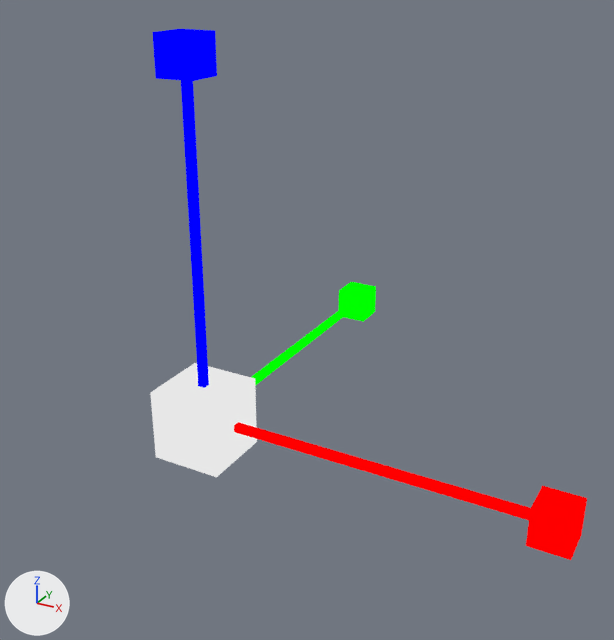
Before and after pictures for a commit that changed the Blender file tools/castle-editor/gfx/gizmos/scale.blend.
Before and after are seen from a 50 mm camera at (1.21, -1.63, 1.18) aimed at (0.2, 0.22, 0.25). Every picture has the same lights, and +X, +Y and +Z are marked at lower left.
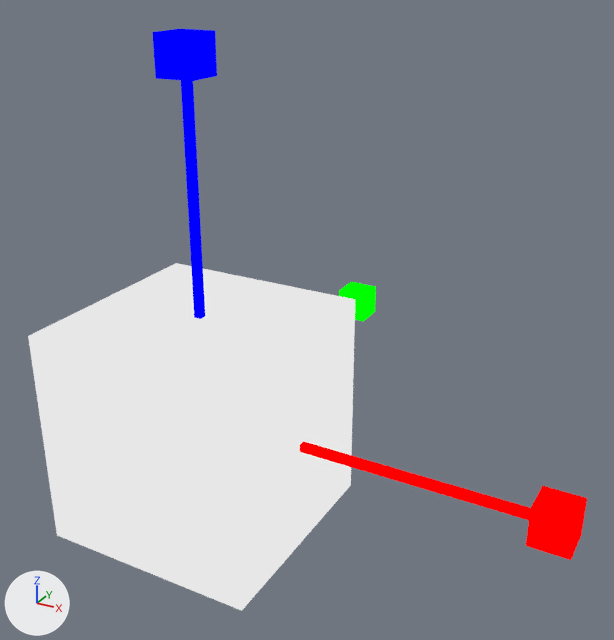
Edits to the bpy script that builds the scene:
```text
Change me_cube_001:
    where me_cube_001.from_pydata(...)  # 16 vertices, 14 faces; spans x 0.08..1.0, y -5.0..5.0, z -5.0..5.0
    used by ob_cube; location = (0.0, 0.0, 0.0); scale = (1.0, 0.01, 0.01)
    before: 0 (0.08, -1.0, -1.0), 1 (0.08, -1.0, 1.0), 2 (0.08, 1.0, -1.0), 3 (0.08, 1.0, 1.0)
    me_cube_001 part 1
    add for i in [*range(0, 4)]: me_cube_001.vertices[i].co += Vector((0.2, 0.0, 0.0))
Change me_cube_003:
    where me_cube_003.from_pydata(...)  # 16 vertices, 14 faces; spans x 0.08..1.0, y -5.0..5.0, z -5.0..5.0
    used by ob_cube_002; location = (0.0, 0.0, 0.0); rotation_euler = (1.571, -1.571, -6.283), in degrees (90, -90, -360); scale = (1.0, 0.01, 0.01)
    before: 0 (0.08, -1.0, -1.0), 1 (0.08, -1.0, 1.0), 2 (0.08, 1.0, -1.0), 3 (0.08, 1.0, 1.0)
    me_cube_003 part 2
    add for i in [*range(0, 4)]: me_cube_003.vertices[i].co += Vector((0.2, 0.0, 0.0))
Change me_cube_004:
    where me_cube_004.from_pydata(...)  # 8 vertices, 6 faces; spans x -1.0..1.0, y -1.0..1.0, z -1.0..1.0
    used by ob_cube_003; location = (0.0, 0.0, 0.0); scale = (0.1, 0.1, 0.1)
    me_cube_004 part 3: the whole mesh is scaled about its middle by 3
```

Changed parts and their boxes [x1, y1, x2, y2] in the pictures (614 x 640 px; the box of a moved part takes in the faces that stretch with it):
'Cube.003', mesh rescaled (204% wider, 203% taller)
    before: [150, 363, 257, 477]
    after: [28, 263, 355, 611]
part 1 of me_cube_001, moved or reshaped
    before: [234, 422, 531, 520]
    after: [300, 441, 531, 520]
part 2 of me_cube_003, moved or reshaped
    before: [181, 81, 209, 388]
    after: [181, 81, 205, 319]
